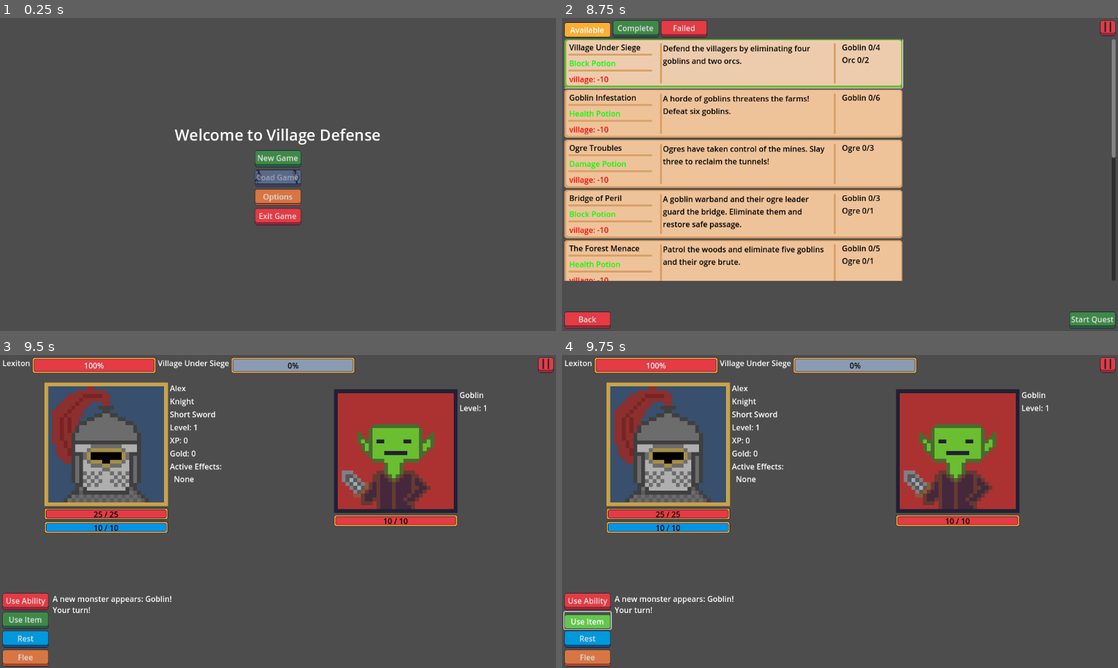
Above: before the commit, frames 1-4 (two rows, left to right).
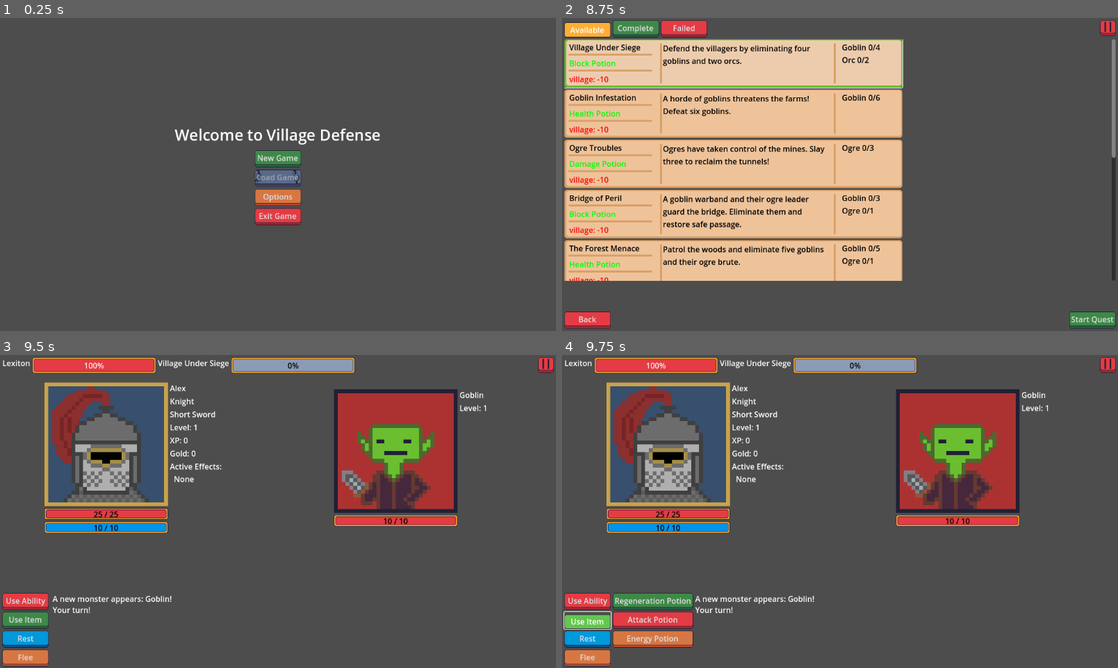
Above: after the commit, the same moments.

Repository: navtges3/PixelValley
Game: Godot game, scene res://scenes/ui/screens/main_menu_screen.tscn
The game is run twice, just before and just after one commit, with the same random seed, the same clock (stepped at 60 frames per second) and the same inputs.
Inputs (mouse positions are in pixels of both pictures, inside the frame that each line leads up to):
- Up to frame 1 (0.25 s): no input
- Up to frame 2 (8.75 s): click "New Game" at 0.5 s; click (873, 221) at 1.27 s; type "Alex" at 1.35 s; click (806, 149) at 2.02 s; click "Create Hero" at 2.75 s; click "Empty Slot 1" at 3.5 s; click "Quests" at 4.25 s; click "Available" at 5 s; click "Complete" at 5.75 s; click "Failed" at 6.5 s; click "Available" at 7.25 s; click (734, 64) at 8 s
- Up to frame 3 (9.5 s): click "Start Quest" at 8.75 s
- Up to frame 4 (9.75 s): click "Use Item" at 9.5 s

Frames 1-3 are identical in both runs. In frame 4, 2.7% of the frame differs, in the area x 9-46%, y 76-94%.
Error before the commit: Invalid access to property or key 'potion' on a base object of type 'Resource (ItemStack)'. (res://scripts/data/potion_belt.gd:24)

Commit message:
Refactor potion handling in PotionBelt and enhance shop functionality in ShopManager and ShopScreen

Diff:
--- a/scripts/data/potion_belt.gd
+++ b/scripts/data/potion_belt.gd
@@ -5,14 +5,14 @@
 
 func use_potion(potion: Potion) -> Effect:
 	for slot in potions:
-		if slot.potion == potion and slot.count > 0:
+		if slot.item == potion and slot.count > 0:
 			slot.count -= 1
-			return slot.potion.effect
+			return slot.item.effect
 	return null
 
 func add_potion(potion: Potion, amount: int = 1) -> void:
 	for slot in potions:
-		if slot.potion == potion:
+		if slot.item == potion:
 			slot.count += amount
 			return
 	potions.append(ItemStack.new(potion, amount))
@@ -21,7 +21,7 @@
 	var arr: Array[Potion] = []
 	for slot in potions:
 		if slot.count > 0:
-			arr.append(slot.potion)
+			arr.append(slot.item)
 	return arr
 
 func has_potions() -> bool:
--- a/scripts/systems/shop_manager.gd
+++ b/scripts/systems/shop_manager.gd
@@ -5,19 +5,23 @@
 var shop: Shop
 var item_stack_selected: ItemStack
 
+signal hero_updated(hero_ref: HeroInstance)
+
 func start_shop(hero_ref: HeroInstance, shop_ref: Shop) -> void:
 	hero = hero_ref
 	shop = shop_ref
 	if not shop.inventory.is_empty():
 		item_stack_selected = shop.inventory[0]
+	emit_signal("hero_updated", hero)
 
 func can_buy_selected() -> bool:
-	if hero.gold > item_stack_selected.item.value:
+	if hero.gold >= item_stack_selected.item.value:
 		return true
 	return false
 
 func buy_item(amount: int = 1) -> void:
 	if can_buy_selected():
+		print("Buying item: ", item_stack_selected.item.name, " x", amount)
 		item_stack_selected.count -= amount
 		hero.gold -= item_stack_selected.item.value * amount
 		if item_stack_selected.item is Potion:
@@ -29,3 +33,4 @@
 			shop.inventory.remove_at(index)
 			if not shop.inventory.is_empty():
 				item_stack_selected = shop.inventory[0]
+		emit_signal("hero_updated", hero)
--- a/scripts/ui/screens/shop_screen.gd
+++ b/scripts/ui/screens/shop_screen.gd
@@ -26,18 +26,19 @@
 	shop = GameState.village.shop
 
 	exit_button.pressed.connect(_on_exit_button_pressed)
+	purchase_button.pressed.connect(_on_purchase_button_pressed)
+	quantity_spin_box.value_changed.connect(_on_quantity_changed)
 
+	shop_manager.hero_updated.connect(_on_hero_updated)
 	shop_manager.start_shop(hero, shop)
 	_update_item_list()
-	_on_item_selected(shop_manager.item_stack_selected)
-
-	quantity_spin_box.value_changed.connect(_on_quantity_changed)
 
 func _update_item_list() -> void:
 	empty_item_list()
 	for item_stack in shop.inventory:
 		var button = create_item_button(item_stack)
 		item_list.add_child(button)
+	_on_item_selected(shop_manager.item_stack_selected)
 
 func _on_hero_updated(hero_ref: HeroInstance) -> void:
 	hero_ui.set_hero_info(hero_ref)
@@ -64,6 +65,13 @@
 	else:
 		purchase_button.disabled = true
 
+func _on_purchase_button_pressed() -> void:
+	if not shop_manager.item_stack_selected or not shop_manager.item_stack_selected.item:
+		return
+
+	shop_manager.buy_item(int(quantity_spin_box.value))
+	_update_item_list()
+
 func _on_exit_button_pressed() -> void:
 	ScreenManager.go_to_screen("village")
 
